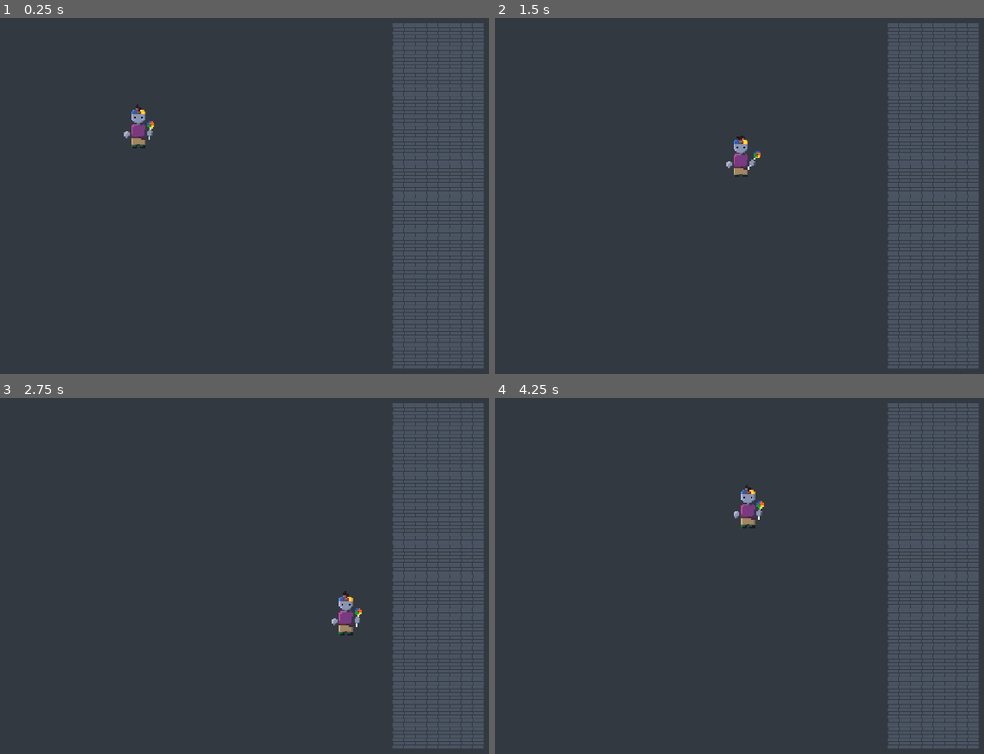
Above: before the commit, frames 1-4 (two rows, left to right).
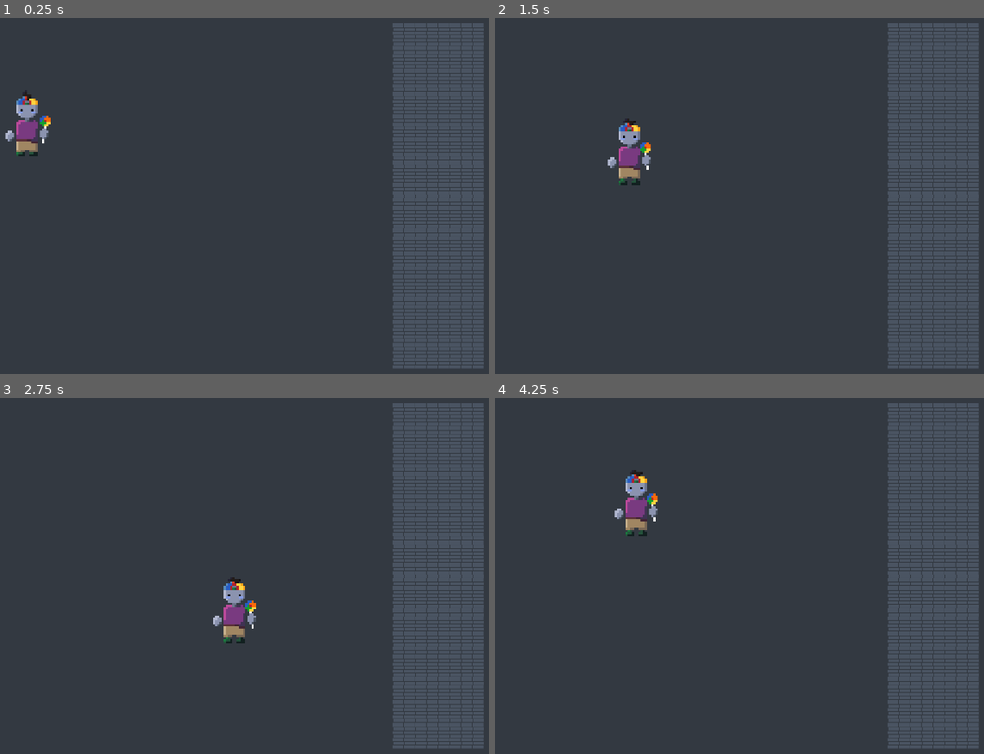
Above: after the commit, the same moments.

Repository: joDis06/duoGodotProject
Game: Godot game, scene res://node_2d.tscn
Two runs of this game, one before a commit and one after it. Both use one fixed random seed, a clock stepped at 60 frames per second and the inputs below.
Inputs:
- Up to frame 1 (0.25 s): no input
- Up to frame 2 (1.5 s): hold D (move_right) 0.53-1.28 s; hold S (move_down) from 1.28 s (still down)
- Up to frame 3 (2.75 s): release S (move_down) at 2.03 s; hold D (move_right) from 2.03 s (still down)
- Up to frame 4 (4.25 s): release D (move_right) at 2.78 s; hold W (move_up) 2.78-3.53 s; hold A (move_left) from 3.53 s (still down)

The runs differ from the first frame. In frame 1, 1.1% of the frame differs, in the area x 1-32%, y 20-39%; in frame 2, 1.1%; in frame 3, 1.1%; in frame 4, 1.2%, in the area x 24-56%, y 20-39%.

Commit message:
Idle Animations working on new player scene

Diff:
--- /dev/null
+++ b/adler-duo-project/Player.tscn
@@ -0,0 +1,132 @@
+[gd_scene format=3 uid="uid://5t7hnvaecrn2"]
+
+[ext_resource type="Script" uid="uid://bjio4oxcpc658" path="res://player.gd" id="1_kpjcp"]
+[ext_resource type="Texture2D" uid="uid://bh6fruvvoxvxq" path="res://Polo_Lolipop.png" id="2_kne1u"]
+[ext_resource type="Texture2D" uid="uid://bc1de12dvgqfa" path="res://Polo_Lolipop_Left.png" id="3_e80uo"]
+[ext_resource type="Texture2D" uid="uid://c3xvk0wxg788i" path="res://Polo_Lolipop_Right.png" id="4_cxr5p"]
+
+[sub_resource type="AtlasTexture" id="AtlasTexture_e80uo"]
+atlas = ExtResource("2_kne1u")
+region = Rect2(0, 0, 32, 32)
+
+[sub_resource type="AtlasTexture" id="AtlasTexture_cxr5p"]
+atlas = ExtResource("2_kne1u")
+region = Rect2(32, 0, 32, 32)
+
+[sub_resource type="AtlasTexture" id="AtlasTexture_tdg3f"]
+atlas = ExtResource("2_kne1u")
+region = Rect2(64, 0, 32, 32)
+
+[sub_resource type="AtlasTexture" id="AtlasTexture_dtqjt"]
+atlas = ExtResource("2_kne1u")
+region = Rect2(96, 0, 32, 32)
+
+[sub_resource type="AtlasTexture" id="AtlasTexture_5ncpa"]
+atlas = ExtResource("2_kne1u")
+region = Rect2(128, 0, 32, 32)
+
+[sub_resource type="AtlasTexture" id="AtlasTexture_wi0c6"]
+atlas = ExtResource("3_e80uo")
+region = Rect2(0, 0, 32, 32)
+
+[sub_resource type="AtlasTexture" id="AtlasTexture_hp6x6"]
+atlas = ExtResource("3_e80uo")
+region = Rect2(32, 0, 32, 32)
+
+[sub_resource type="AtlasTexture" id="AtlasTexture_3tkgg"]
+atlas = ExtResource("3_e80uo")
+region = Rect2(64, 0, 32, 32)
+
+[sub_resource type="AtlasTexture" id="AtlasTexture_l6ohk"]
+atlas = ExtResource("3_e80uo")
+region = Rect2(96, 0, 32, 32)
+
+[sub_resource type="AtlasTexture" id="AtlasTexture_oudfo"]
+atlas = ExtResource("4_cxr5p")
+region = Rect2(0, 0, 32, 32)
+
+[sub_resource type="AtlasTexture" id="AtlasTexture_d6rpx"]
+atlas = ExtResource("4_cxr5p")
+region = Rect2(32, 0, 32, 32)
+
+[sub_resource type="AtlasTexture" id="AtlasTexture_r3kul"]
+atlas = ExtResource("4_cxr5p")
+region = Rect2(64, 0, 32, 32)
+
+[sub_resource type="AtlasTexture" id="AtlasTexture_jatw7"]
+atlas = ExtResource("4_cxr5p")
+region = Rect2(96, 0, 32, 32)
+
+[sub_resource type="SpriteFrames" id="SpriteFrames_wi0c6"]
+animations = [{
+"frames": [{
+"duration": 1.0,
+"texture": SubResource("AtlasTexture_e80uo")
+}, {
+"duration": 1.0,
+"texture": SubResource("AtlasTexture_cxr5p")
+}, {
+"duration": 1.0,
+"texture": SubResource("AtlasTexture_tdg3f")
+}, {
+"duration": 1.0,
+"texture": SubResource("AtlasTexture_dtqjt")
+}, {
+"duration": 1.0,
+"texture": SubResource("AtlasTexture_5ncpa")
+}],
+"loop": true,
+"name": &"idle_forward",
+"speed": 5.0
+}, {
+"frames": [{
+"duration": 1.0,
+"texture": SubResource("AtlasTexture_wi0c6")
+}, {
+"duration": 1.0,
+"texture": SubResource("AtlasTexture_hp6x6")
+}, {
+"duration": 1.0,
+"texture": SubResource("AtlasTexture_3tkgg")
+}, {
+"duration": 1.0,
+"texture": SubResource("AtlasTexture_l6ohk")
+}],
+"loop": true,
+"name": &"idle_left",
+"speed": 5.0
+}, {
+"frames": [{
+"duration": 1.0,
+"texture": SubResource("AtlasTexture_oudfo")
+}, {
+"duration": 1.0,
+"texture": SubResource("AtlasTexture_d6rpx")
+}, {
+"duration": 1.0,
+"texture": SubResource("AtlasTexture_r3kul")
+}, {
+"duration": 1.0,
+"texture": SubResource("AtlasTexture_jatw7")
+}],
+"loop": true,
+"name": &"idle_right",
+"speed": 5.0
+}]
+
+[sub_resource type="RectangleShape2D" id="RectangleShape2D_kpjcp"]
+size = Vector2(10, 28)
+
+[node name="Player" type="Area2D" unique_id=1162355188]
+scale = Vector2(6, 6)
+script = ExtResource("1_kpjcp")
+
+[node name="AnimatedSprite2D" type="AnimatedSprite2D" parent="." unique_id=1694872249]
+sprite_frames = SubResource("SpriteFrames_wi0c6")
+animation = &"idle_left"
+frame = 2
+frame_progress = 0.76978475
+
+[node name="CollisionShape2D" type="CollisionShape2D" parent="." unique_id=1874989356]
+position = Vector2(0, 2)
+shape = SubResource("RectangleShape2D_kpjcp")
--- a/adler-duo-project/node_2d.tscn
+++ b/adler-duo-project/node_2d.tscn
@@ -5,6 +5,7 @@
 [ext_resource type="Texture2D" uid="uid://bc1de12dvgqfa" path="res://Polo_Lolipop_Left.png" id="2_q6r6c"]
 [ext_resource type="Texture2D" uid="uid://bmgxpkao0cjbh" path="res://baseFloors.png" id="3_epypp"]
 [ext_resource type="Texture2D" uid="uid://c3xvk0wxg788i" path="res://Polo_Lolipop_Right.png" id="3_kdubu"]
+[ext_resource type="PackedScene" uid="uid://5t7hnvaecrn2" path="res://Player.tscn" id="6_kdubu"]
 
 [sub_resource type="AtlasTexture" id="AtlasTexture_0hol4"]
 atlas = ExtResource("1_epypp")
@@ -153,6 +154,7 @@
 [node name="Node2D" type="Node2D" unique_id=242635238]
 
 [node name="AnimatedSprite2D" type="AnimatedSprite2D" parent="." unique_id=211904378]
+visible = false
 position = Vector2(570, 347)
 scale = Vector2(4, 4)
 sprite_frames = SubResource("SpriteFrames_4d7sh")
@@ -175,3 +177,6 @@
 tile_set = SubResource("TileSet_q6r6c")
 format = 2
 layer_0/tile_data = PackedInt32Array(0, 458752, 0, 65536, 458752, 0, 131072, 458752, 0, 196608, 458752, 0, 262144, 4587 …(9153 unchanged characters)…
+
+[node name="Player" parent="." unique_id=1162355188 instance=ExtResource("6_kdubu")]
+position = Vector2(258, 338.00003)
--- /dev/null
+++ b/adler-duo-project/player.gd
@@ -0,0 +1,48 @@
+extends Area2D
+
+enum Directions {LEFT, RIGHT, UP, DOWN}
+
+var speed = 400
+var screen_size
+var last_move = Directions.DOWN
+
+
+# Called when the node enters the scene tree for the first time.
+func _ready() -> void:
+	screen_size = get_viewport_rect().size
+
+
+# Called every frame. 'delta' is the elapsed time since the previous frame.
+func _process(delta: float) -> void:
+	var velocity = Vector2.ZERO
+	if Input.is_action_pressed("move_right"):
+		last_move = Directions.RIGHT
+		velocity.x += 1
+	if Input.is_action_pressed("move_left"):
+		last_move = Directions.LEFT
+		velocity.x -= 1
+	if Input.is_action_pressed("move_down"):
+		last_move = Directions.DOWN
+		velocity.y += 1
+	if Input.is_action_pressed("move_up"):
+		last_move = Directions.UP
+		velocity.y -= 1
+
+	if velocity.length() > 0:
+		velocity = velocity.normalized() * speed
+		$AnimatedSprite2D.play("idle_forward") # hack to move him forward
+		$AnimatedSprite2D.stop() # Stop Idle when moving (hack)
+	else:
+		# Play Idle when stopped
+		match last_move:
+			Directions.RIGHT:
+				$AnimatedSprite2D.play("idle_right")
+			Directions.LEFT:
+				$AnimatedSprite2D.play("idle_left")
+			Directions.UP:
+				$AnimatedSprite2D.play("idle_forward") # wrong but lol
+			Directions.DOWN:
+				$AnimatedSprite2D.play("idle_forward")
+
+	position += velocity * delta
+	position = position.clamp(Vector2.ZERO, screen_size)
Not shown, added: adler-duo-project/player.gd.uid
